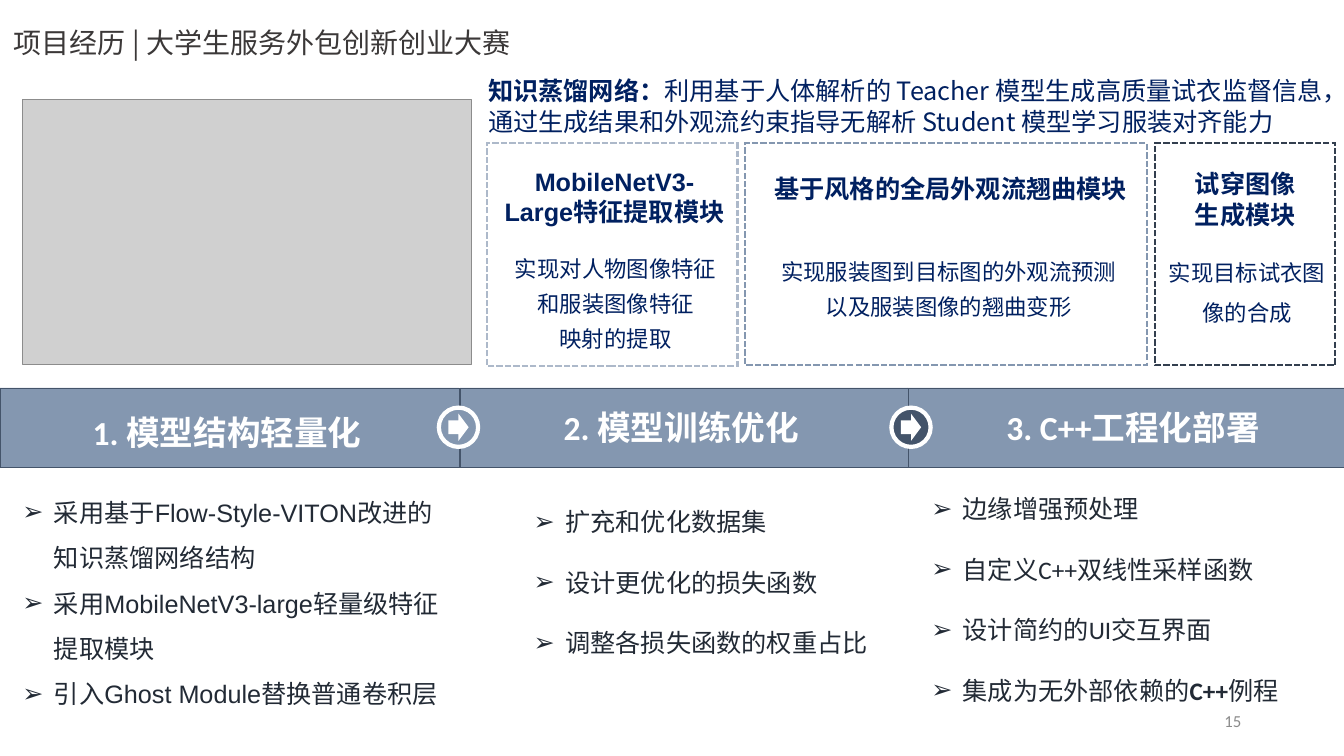
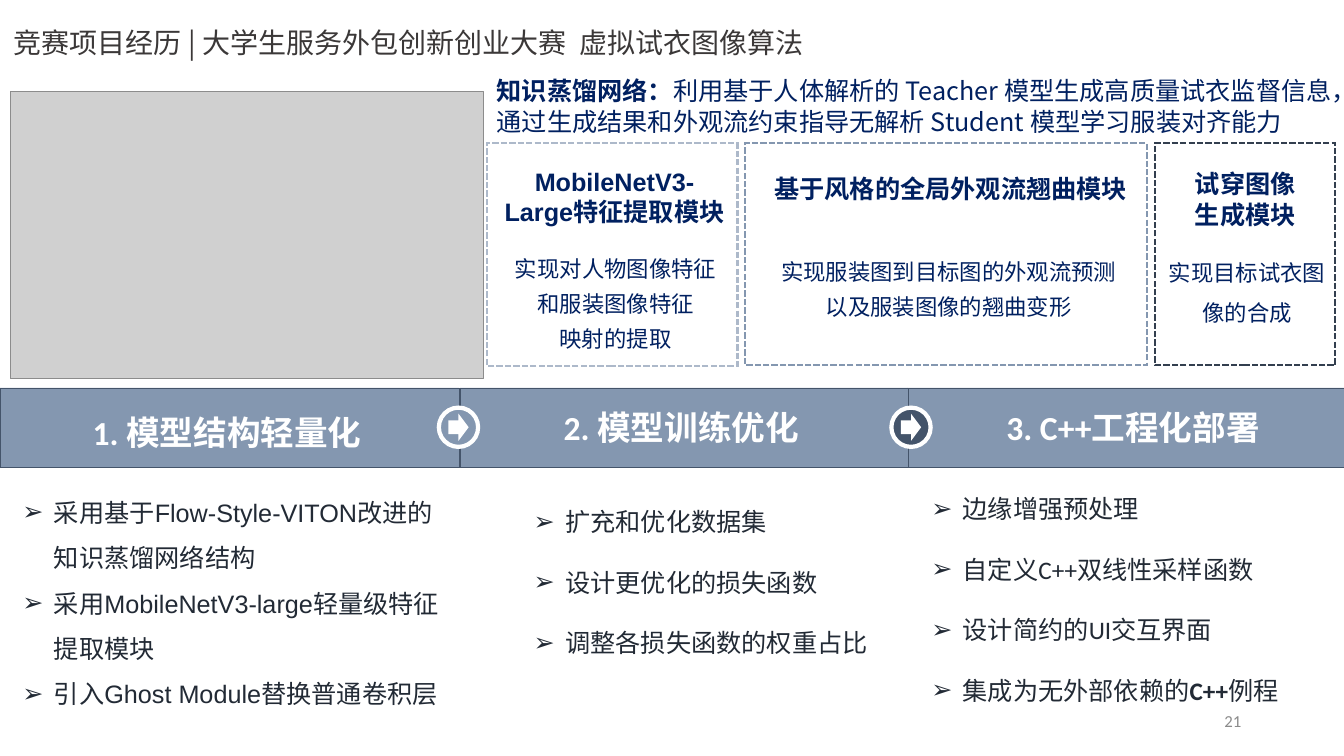
Before and after one commit to yzlbig/Picture-bed, a slide deck: slide 21 of 余志椋介绍 .pptx (slide 15 before the commit). Drawn at 1344x756 pixels with LibreOffice and Linux fonts; fonts in the diff are those of the drawing; grey boxes stand for pictures. Boxes give left, top, right and bottom in pixels: in the first picture for what was removed or moved away, otherwise in the second. Text is boxed around its words. In the diff, an @@ line names an element or a change of style, - is before the commit and + after.

```diff
--- a/余志椋介绍 .pptx
+++ b/余志椋介绍 .pptx
@@ title at box(14, 29, 803, 56): text changed @@
-项目经历 | 大学生服务外包创新创业大赛
+竞赛项目经历 | 大学生服务外包创新创业大赛 虚拟试衣图像算法
@@ text "知识蒸馏网络：利用基于人体解析的 Teacher 模型生成高质量试衣监督信息，通过生成结果和外观流约束指导无解析 Stu ..." rewrapped from box(488, 78, 1344, 133) to box(497, 78, 1344, 133) @@
@@ picture: place and size @@
-picture at box(23, 100, 472, 364)
+picture at box(10, 91, 484, 379)
@@ page number at box(1224, 716, 1241, 727): text changed @@
-15
+21
```
Also in this commit, not shown: 13 other slides changed, 7 slides added.
